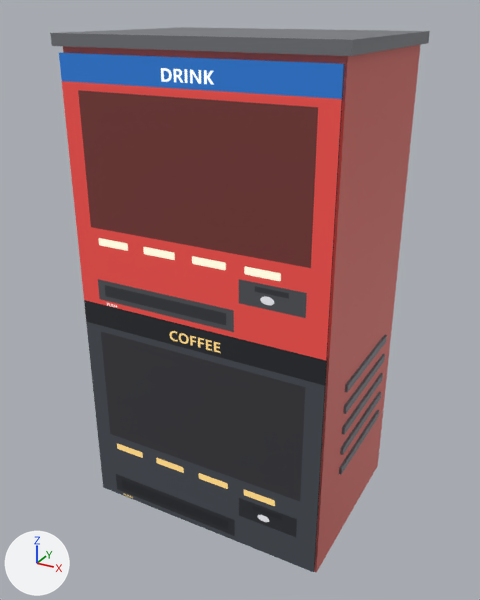
Two versions of the glTF model apps/desktop/e2e/fixtures/world-base/assets/props-v3-2026-11-21/prop-vending-drinks.glb, one commit apart.
Before and after are seen from a 50 mm camera at (1.16, -1.78, 1.95) aimed at (-0.01, 0.34, 0.88). Lighting does not change. The marker at lower left points along +X, +Y and +Z. The first picture is the older version. Vertices at exactly the same position are counted once.

Names of what the first picture shows: 'vend-body', 'vend-cap', 'vend-face', 'vend-grille'.
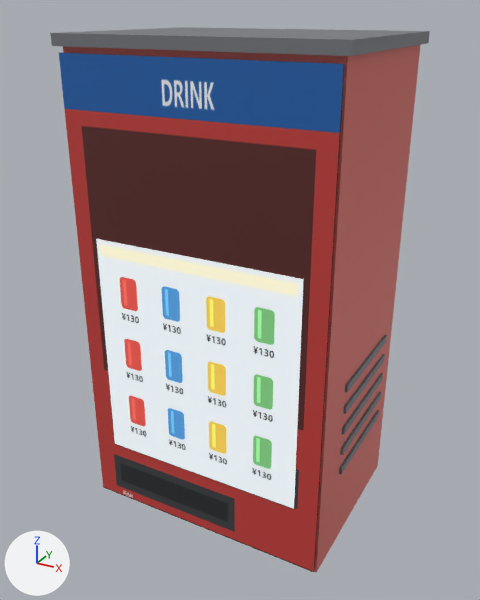
Edits to the bpy script that builds the scene:
```text
Change mat_vend_face:
    where n0 = _N.new('ShaderNodeBsdfPrincipled'); n0.name = 'Principled BSDF'
    remove n0.inputs[28].default_value = 0.55  # 'Emission Strength'
    remove n3 = _N.new('ShaderNodeTexImage'); n3.name = 'Image Texture.001'
    remove n3.image = img_vending_atlas
    where n2 = _N.new('ShaderNodeTexImage'); n2.name = 'Image Texture'
    remove _L.new(n2.outputs[0], n0.inputs[27])  # 'Color' to 'Emission Color'
    remove _L.new(n3.outputs[0], n0.inputs[0])  # 'Color' to 'Base Color'
    add _L.new(n2.outputs[0], n0.inputs[0])  # 'Color' to 'Base Color'
Add mat_vend_window:
    mat_vend_window = bpy.data.materials.new('vend-window')
    # uses the picture img_vending_atlas
Change me_vend_face:
    where me_vend_face.from_pydata(...)  # 4 vertices, 2 faces; spans x -0.5..0.5, y -0.01, z 0.02..1.81
    used by ob_vend_face; location = (0.0, 0.0, 0.0)
    me_vend_face part 1: texture (UV) coordinates of 2 of 2 faces, centred in x -0.17..0.17, y -0.01, z 0.62..1.21, changed; they spanned u 0.0..0.5, v 0.0..0.0 and now span u 0.0..0.5, v 0.5..0.5
Add me_vend_window:
    me_vend_window.from_pydata(...)  # 4 vertices, 2 faces; spans x -0.41..0.41, y -0.016, z 0.284..1.18
    me_vend_window.materials.append(mat_vend_window)
Add ob_vend_window:
    ob_vend_window = bpy.data.objects.new('vend-window', me_vend_window)
    ob_vend_window.location = (0.0, 0.0, 0.0)
```

Boxes (x1, y1, x2, y2) around the edits, measured in the pictures (480 x 600 px):
'vend-face', surface changed: (59, 53, 345, 572) in both
'vend-window', added: after (96, 239, 304, 509)
